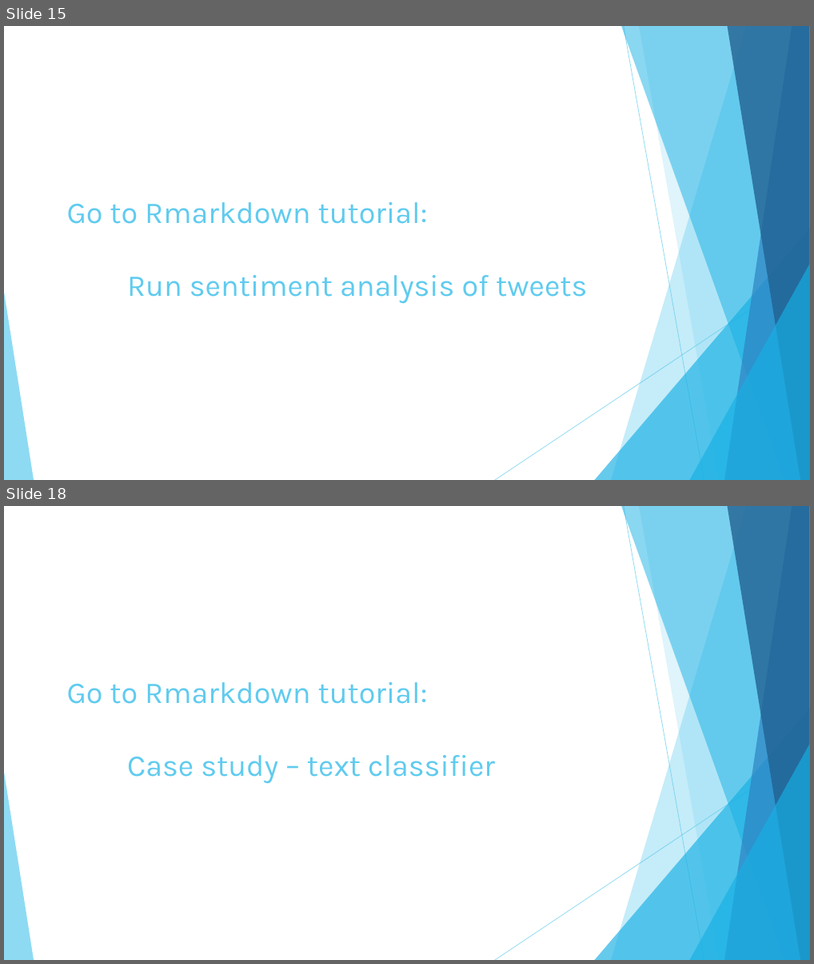
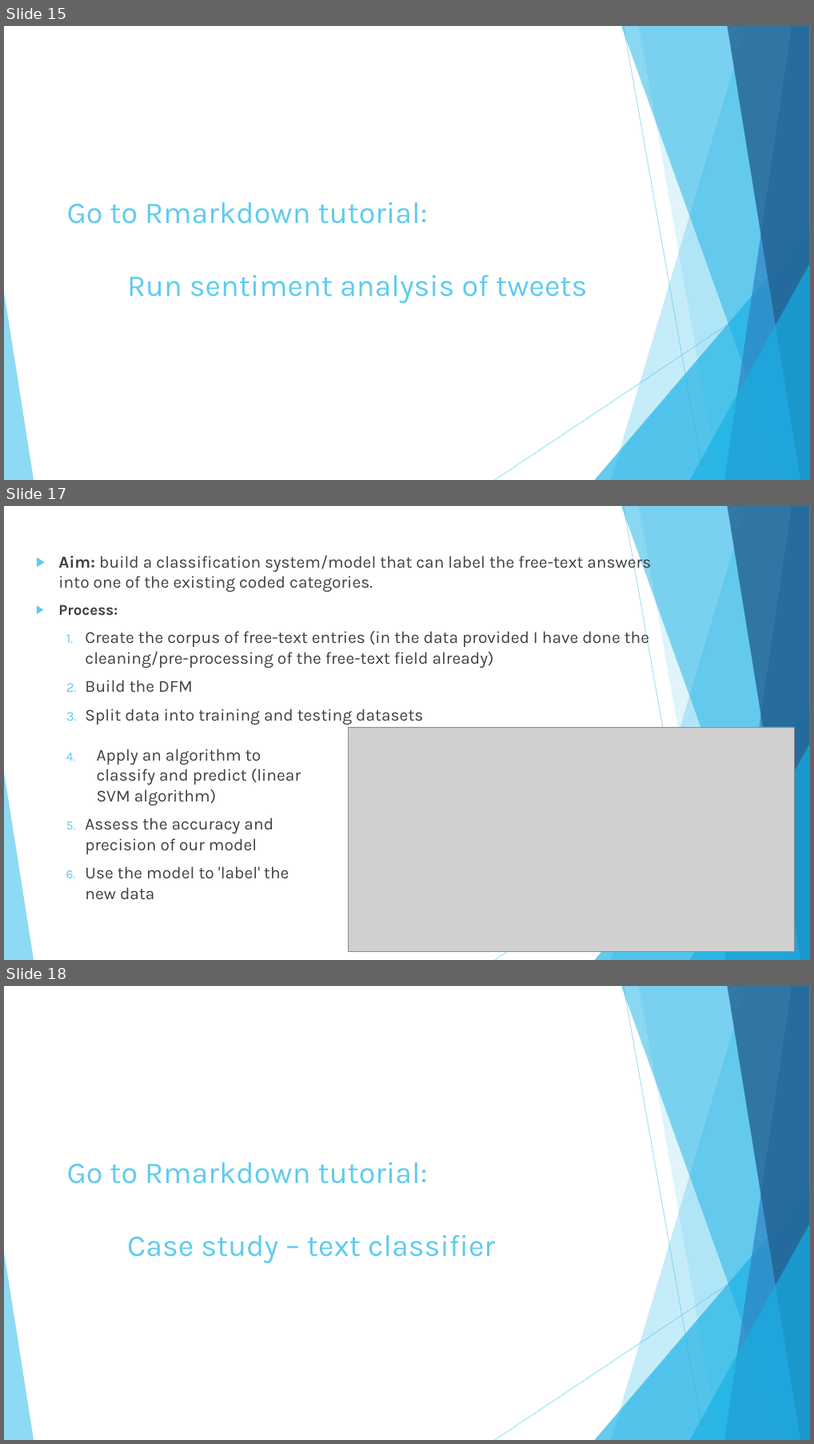
Before and after one commit to shellylac/TextMiningIntro_inR, a slide deck: Slides_Notes/TextTutorial_Slides.pptx. Shown one above the other, each under a label of ours: slides 15 and 18 before the commit, slides 15, 17 and 18 after it; the slides between them are not shown. The pictures are 814x964 and 814x1444 pixels, drawn with LibreOffice and Linux fonts; fonts in the diff are those of the drawing; grey boxes stand for pictures. Boxes give left, top, right and bottom in pixels: in the first picture for what was removed or moved away, otherwise in the second. Text is boxed around its words. In the diff, an @@ line names an element or a change of style, - is before the commit and + after.

```diff
--- a/Slides_Notes/TextTutorial_Slides.pptx
+++ b/Slides_Notes/TextTutorial_Slides.pptx
@@ slide 17 added at (4,506,810,960), background #FFFFFF; not listed: 10 template elements that a slide beside it also shows @@
@@ text added at (58,552,651,724), 20 pt, text #404040 @@
+▶ Aim: build a classification system/model that can label the free-text answers into one of the existing coded categories.
+▶ Process:
+  1. Create the corpus of free-text entries (in the data provided I have done the cleaning/pre-processing of the free-text field already)
+  2. Build the DFM
+  3. Split data into training and testing datasets
@@ picture added at (349,727,795,952) @@
@@ text added at (85,748,301,899), 20 pt, text #404040 @@
+  4. Apply an algorithm to classify and predict (linear SVM algorithm)
+  5. Assess the accuracy and precision of our model
+  6. Use the model to 'label' the new data
```
Also in this commit, not shown: 9 slides changed, 1 slide removed.
